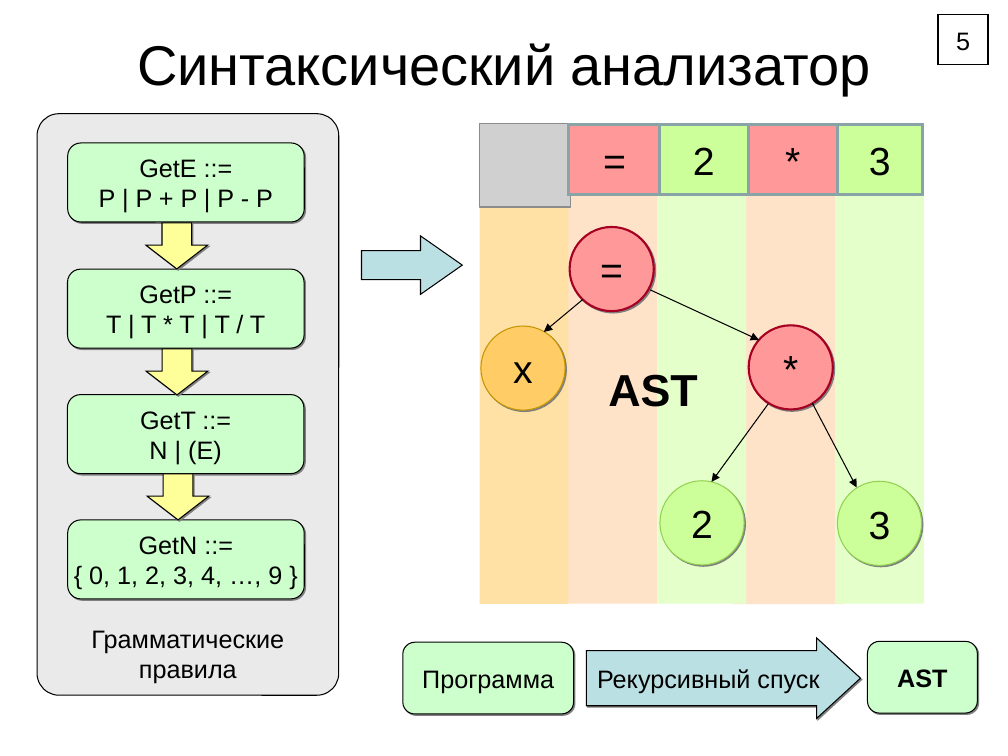
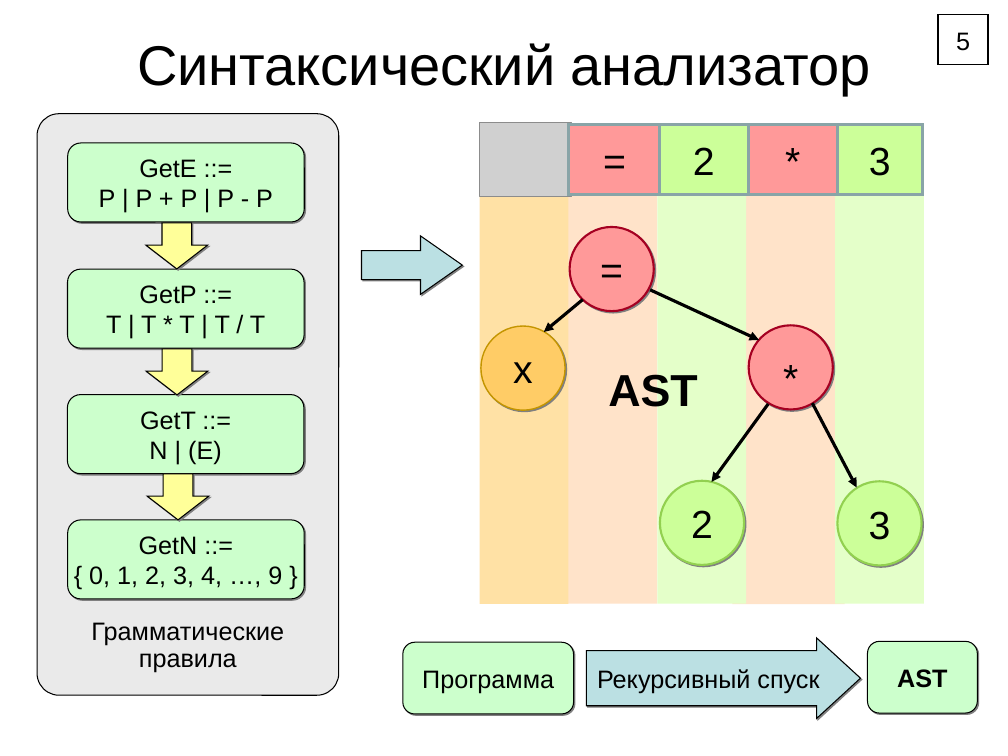
Before and after one commit to Klesomik/Compiler, a slide deck: slide 6 of Compiler/Theory/Report.ppt (slide 5 before the commit). Drawn at 1008x756 pixels with LibreOffice and Linux fonts; fonts in the diff are those of the drawing; grey boxes stand for pictures. Boxes give left, top, right and bottom in pixels: in the first picture for what was removed or moved away, otherwise in the second. Text is boxed around its words. In the diff, an @@ line names an element or a change of style, - is before the commit and + after.

```diff
--- a/Compiler/Theory/Report.ppt
+++ b/Compiler/Theory/Report.ppt
@@ freeform shape "Грамматические правила" at <box>37,114,339,696</box>: line spacing 1 to 0.9 @@
@@ picture: place and size @@
-picture at <box>480,123,571,207</box>
+picture at <box>479,122,571,196</box>
@@ right arrow at <box>362,236,463,294</box>: shadow on @@
@@ arrow (583, 299) - (544, 332): stroke #000000 0.74 pt to #000000 2.24 pt @@
@@ arrow (650, 290) - (759, 340): stroke #000000 0.74 pt to #000000 2.24 pt @@
@@ ellipse "x" at <box>481,326,565,410</box>: outline #C49500 0.74 pt to #C49500 0.99 pt @@
@@ ellipse "*" at <box>749,326,834,410</box>: vertical alignment middle to top @@
@@ arrow (768, 404) - (712, 482): stroke #000000 0.74 pt to #000000 2.24 pt @@
@@ arrow (812, 403) - (857, 488): stroke #000000 0.74 pt to #000000 2.24 pt @@
@@ ellipse "2" at <box>660,481,745,565</box>: outline #92D050 0.74 pt to #92D050 1.5 pt @@
@@ ellipse "3" at <box>838,481,922,565</box>: outline #92D050 0.74 pt to #92D050 1.5 pt @@
```
Also in this commit, not shown: 9 other slides changed, 1 slide added, 1 slide removed, 28 other files.
